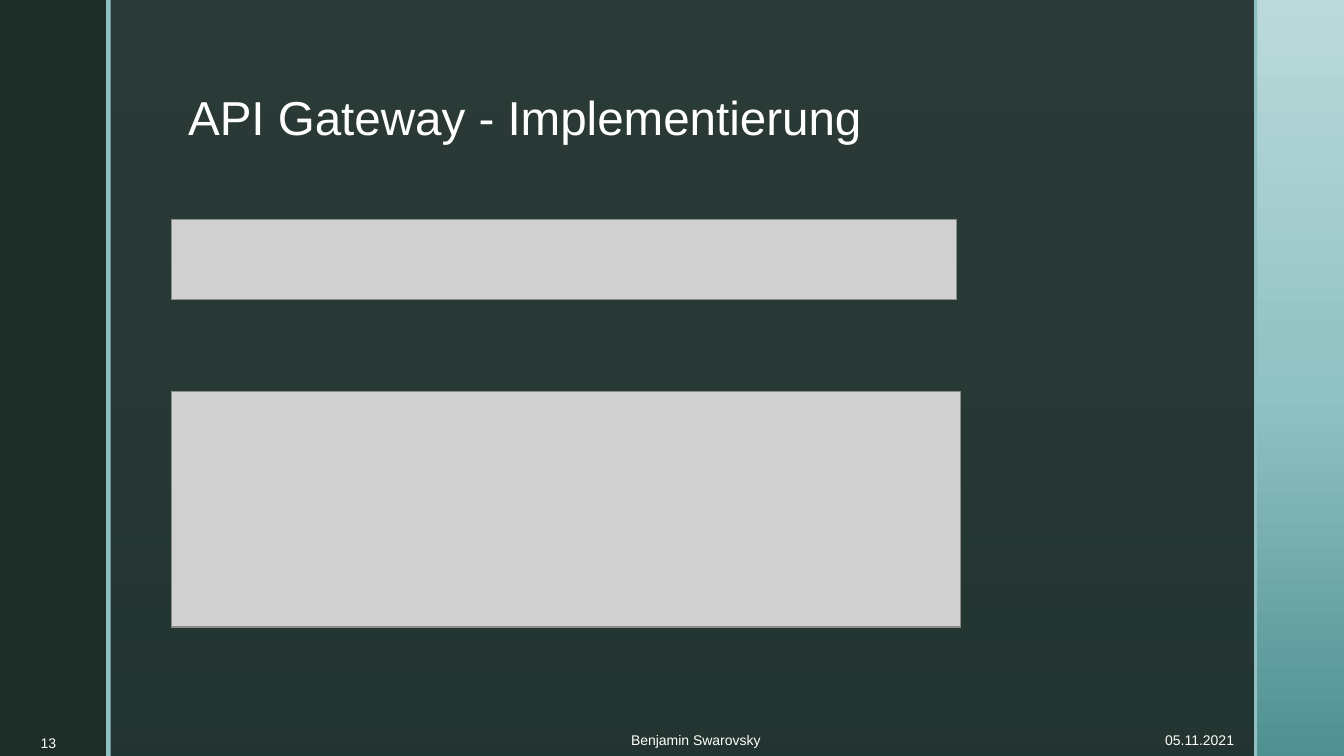
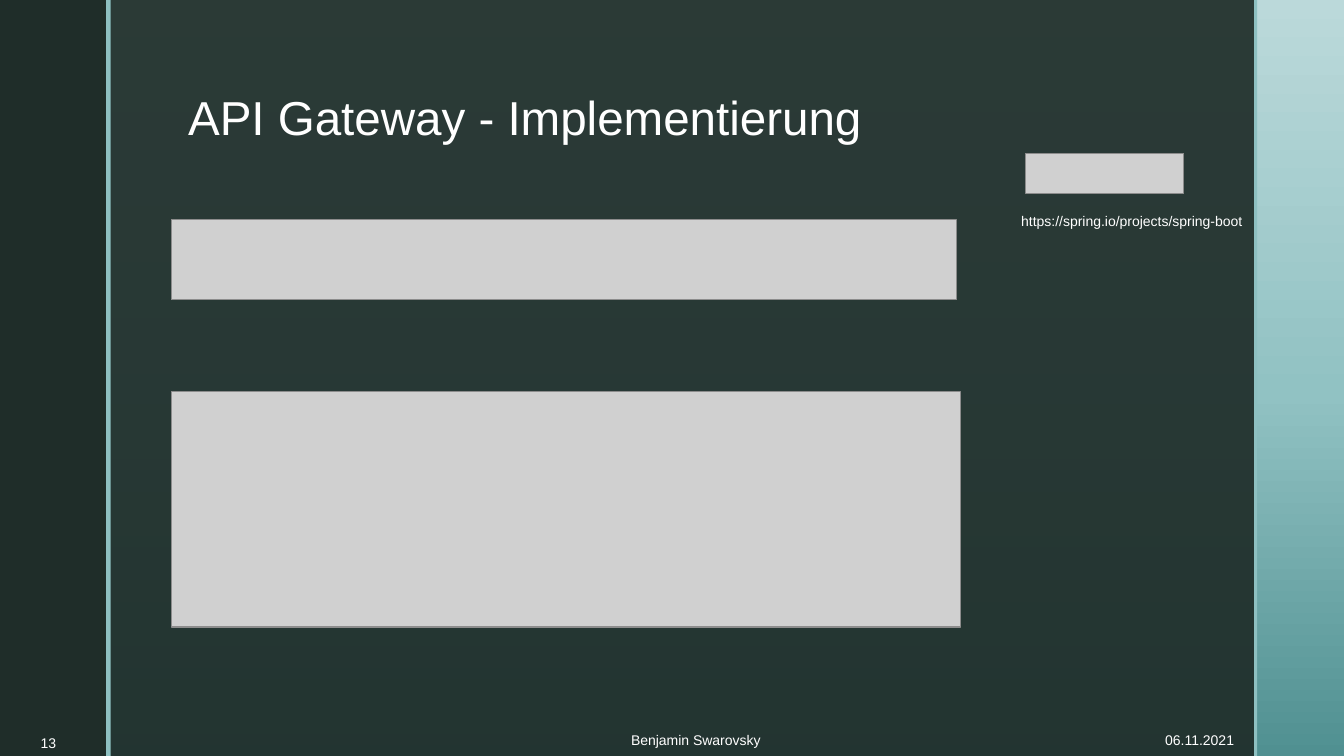
Before and after one commit to BenjaminS01/Abschluss, a slide deck: slide 13 of Vortrag.pptx. Drawn at 1344x756 pixels with LibreOffice and Linux fonts; fonts in the diff are those of the drawing; grey boxes stand for pictures; background and template pictures are left out. Boxes give left, top, right and bottom in pixels: in the first picture for what was removed or moved away, otherwise in the second. Text is boxed around its words. In the diff, an @@ line names an element or a change of style, - is before the commit and + after.

```diff
--- a/Vortrag.pptx
+++ b/Vortrag.pptx
@@ picture added at (1026,153,1184,194) @@
@@ text added at (1021,216,1242,229), 10 pt, text #FFFFFF @@
+https://spring.io/projects/spring-boot
@@ text at (1165,735,1234,745): text changed @@
-05.11.2021
+06.11.2021
```
Also in this commit, not shown: 23 other slides changed, 2 other files.
